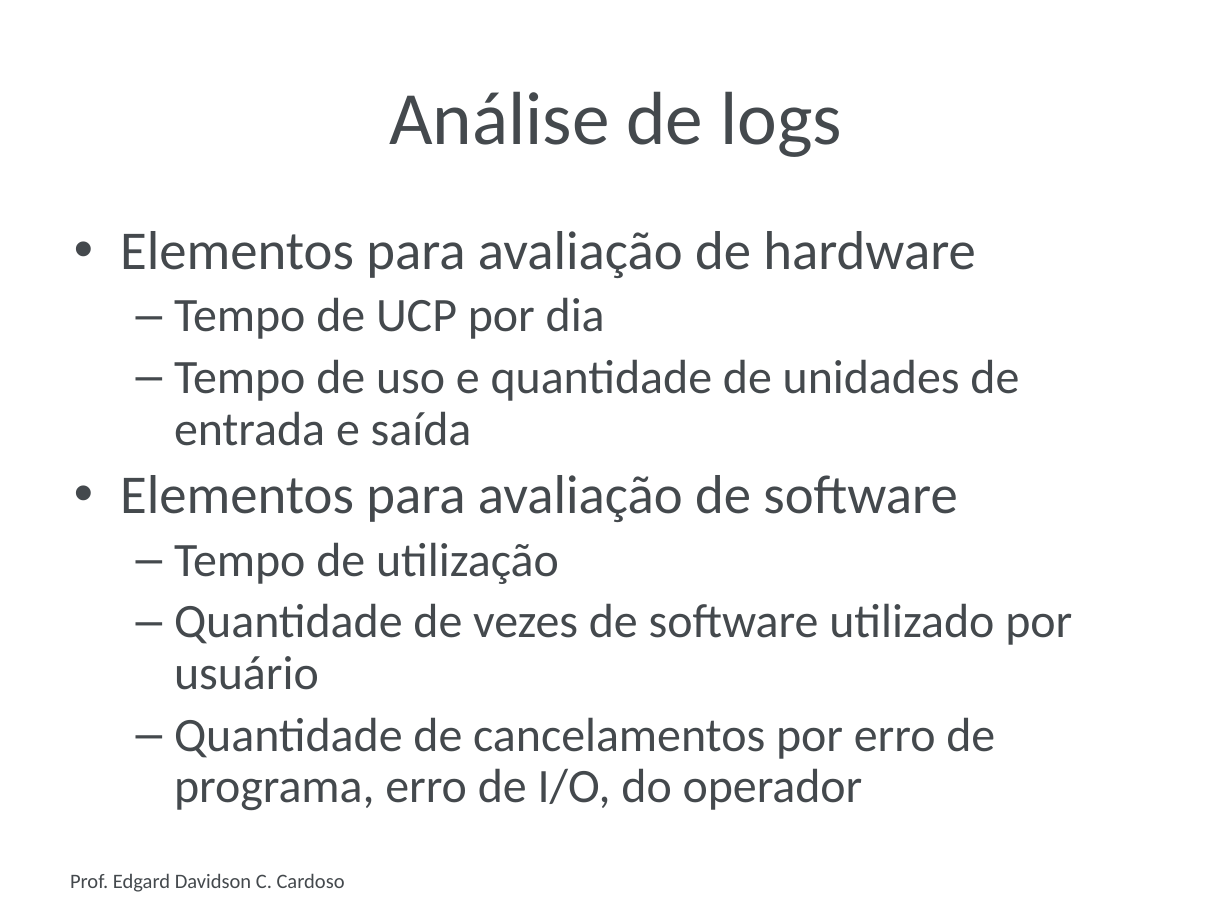
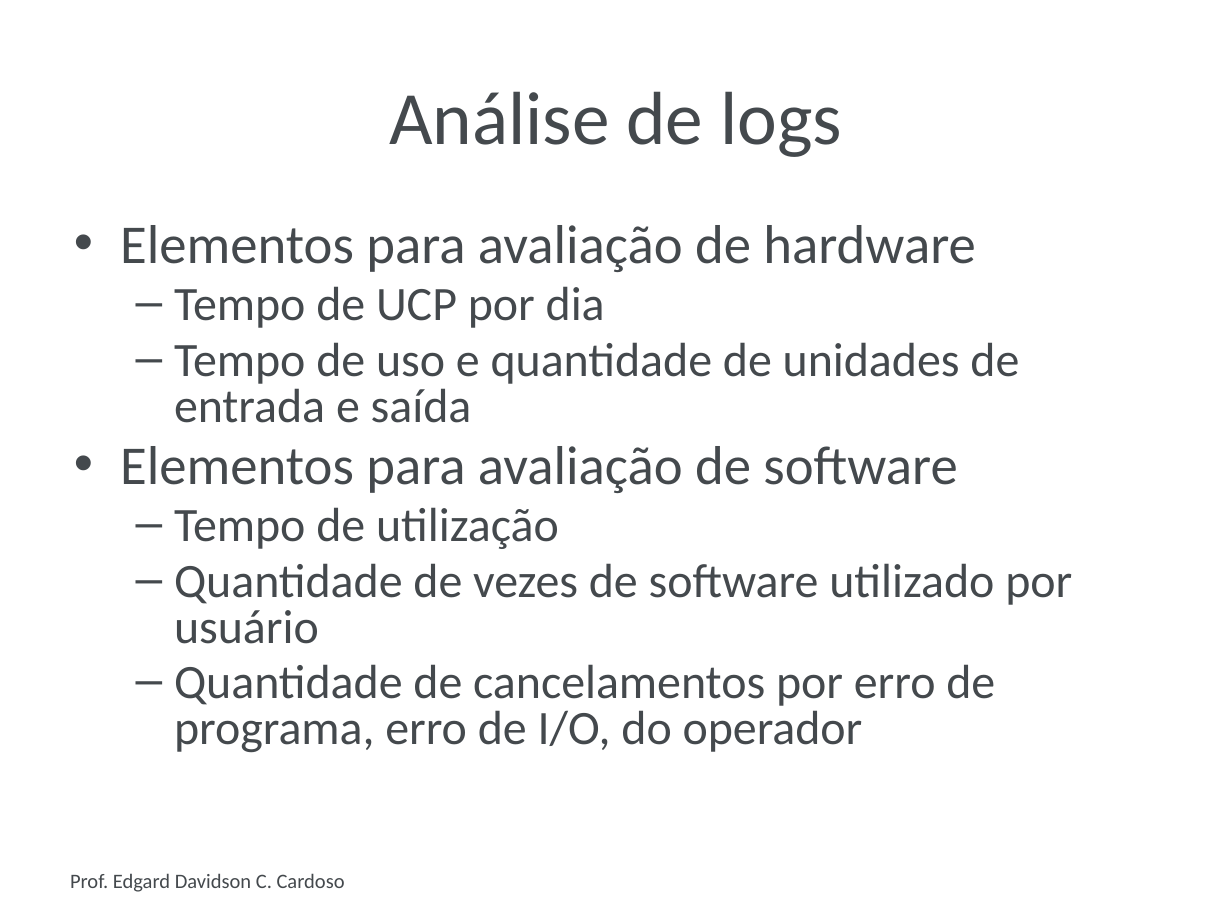
Before and after one commit to sergiobh/5periodo, a slide deck: slide 21 of Auditoria e Qualidade de Sistemas/Aula13AuditoriadeSistemasTecnicasdeAuditoria.pptx. Drawn at 1232x924 pixels with LibreOffice and Linux fonts; fonts in the diff are those of the drawing; background and template pictures are left out. Boxes give left, top, right and bottom in pixels: in the first picture for what was removed or moved away, otherwise in the second. Text is boxed around its words. In the diff, an @@ line names an element or a change of style, - is before the commit and + after.

```diff
--- a/Auditoria e Qualidade de Sistemas/Aula13AuditoriadeSistemasTecnicasdeAuditoria.pptx
+++ b/Auditoria e Qualidade de Sistemas/Aula13AuditoriadeSistemasTecnicasdeAuditoria.pptx
@@ text "Elementos para avaliação de hardware" at bbox=[120, 225, 1072, 753]: line spacing 0.9 to 0.8 @@
```
Also in this commit, not shown: 3 other slides changed, 13 other files.
